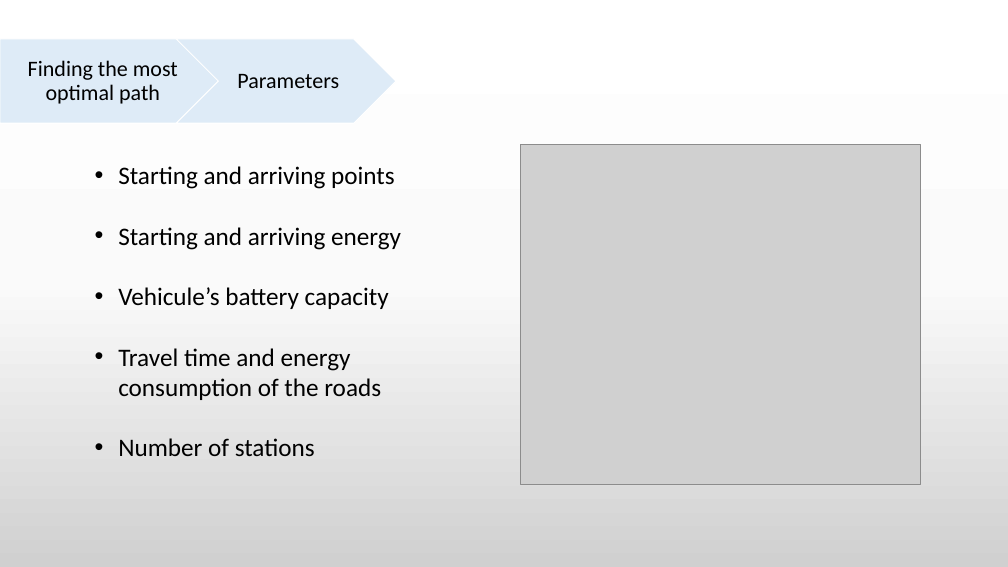
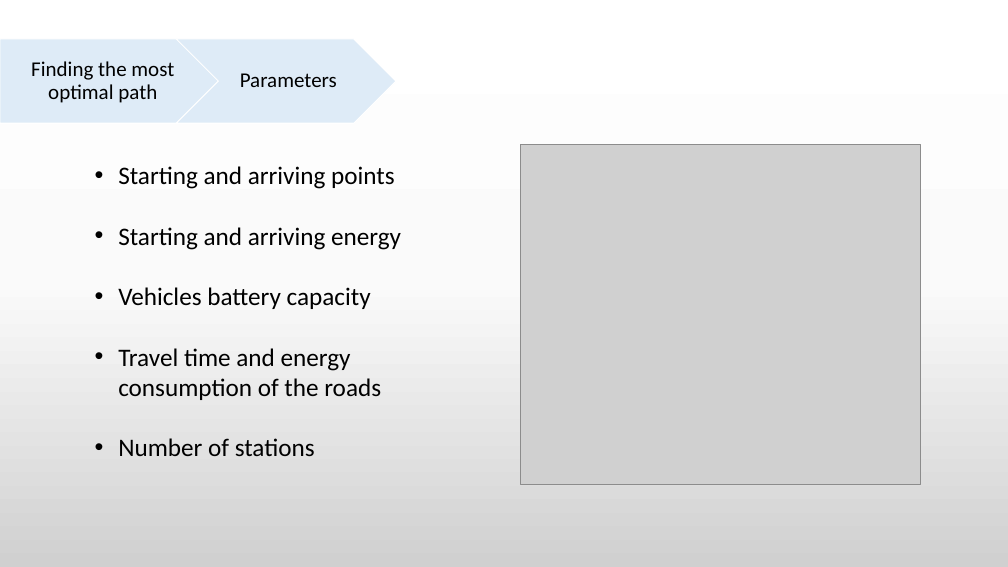
Before and after one commit to PS8-ItineraireOptimal/Documentation, a slide deck: slide 6 of presentation/Modifs_Yves.pptx. Drawn at 1008x567 pixels with LibreOffice and Linux fonts; fonts in the diff are those of the drawing; grey boxes stand for pictures. Boxes give left, top, right and bottom in pixels: in the first picture for what was removed or moved away, otherwise in the second. Text is boxed around its words. In the diff, an @@ line names an element or a change of style, - is before the commit and + after.

```diff
--- a/presentation/Modifs_Yves.pptx
+++ b/presentation/Modifs_Yves.pptx
@@ text "Finding the most optimal path" at (31,61,174,103): size 21 to 20 pt @@
@@ text "Parameters" at (240,73,337,87): size 21 to 20 pt @@
@@ text at (118,287,371,309): text changed @@
-• Vehicule’s battery capacity
+• Vehicles battery capacity
```
Also in this commit, not shown: 6 other slides changed, 1 slide added, 5 other files.
